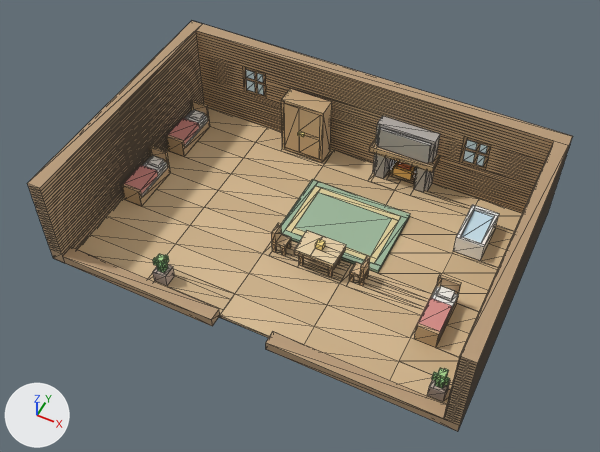
Before and after pictures for a commit that changed the glTF model modeles/voxel/piece_auberge.glb.
The view is the same before and after, from a 50 mm lens placed at (15.66, -22.36, 22.66), pointed at (7.14, -5.32, 1.35). The lights are fixed; the arrows at lower left show +X, +Y and +Z. The picture after the commit comes second. Mesh edges are drawn as thin lines. Vertices at exactly the same position are counted once.

Objects in the first picture: 'geometry_0'.
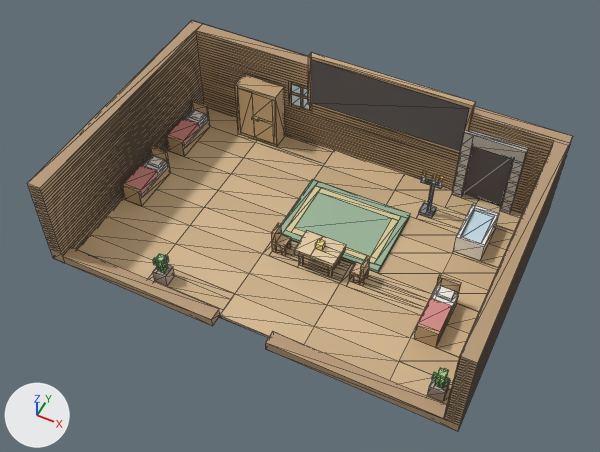
Edits to the bpy script that builds the scene:
```text
Change me_geometry_0:
    used by ob_geometry_0; location = (0.0, 0.0, 0.0)
    remove me_geometry_0.from_pydata(...)  # 1188 vertices, 1788 faces; spans x -0.5..14.5, y -9.5..0.5, z -0.1..3.8
    add me_geometry_0.from_pydata(...)  # 1202 vertices, 1850 faces; spans x -0.5..14.5, y -9.5..0.5, z -0.1..4.2
    me_geometry_0 part 1: 80 vertices moved from x 2.0..12.0, y -1.0..0.0, z 0.0..2.8 to x 2.1..13.2, y -1.8..0.0, z 0.0..2.8; 223 vertices removed from x 2.9..12.0, y -1.0..0.5, z 0.0..2.8; 237 vertices added at x 2.1..14.5, y -2.0..0.5, z 0.0..4.2
```

Where the change shows, as pixel boxes [x1, y1, x2, y2] in the pictures (600 x 452 px; the box of a moved part takes in the faces that stretch with it):
part 1 of me_geometry_0, moved or reshaped
    before: [198, 52, 545, 215]
    after: [196, 24, 573, 233]
